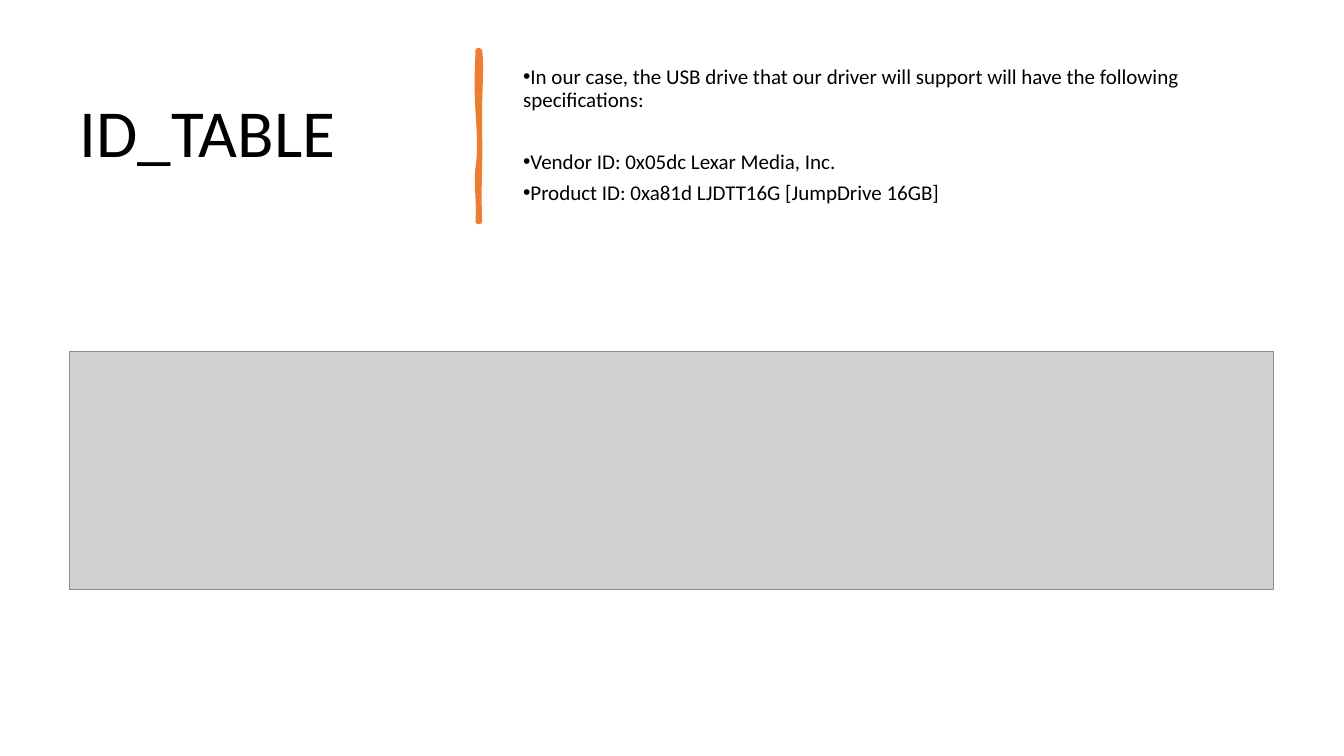
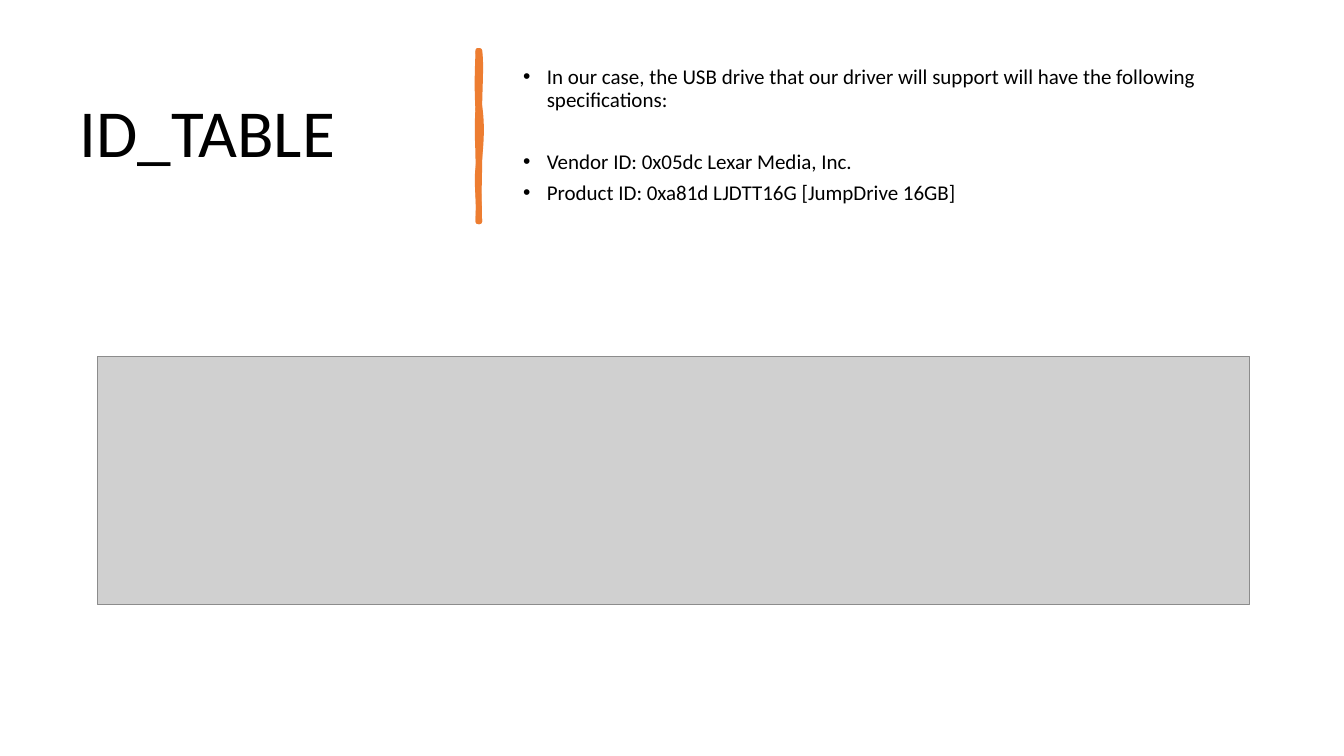
Before and after one commit to hasancpp/CS350-Operating-Systems-Project, a slide deck: slide 9 of progress_report.pptx. Drawn at 1344x756 pixels with LibreOffice and Linux fonts; fonts in the diff are those of the drawing; grey boxes stand for pictures. Boxes give left, top, right and bottom in pixels: in the first picture for what was removed or moved away, otherwise in the second. Text is boxed around its words. In the diff, an @@ line names an element or a change of style, - is before the commit and + after.

```diff
--- a/progress_report.pptx
+++ b/progress_report.pptx
@@ freeform shape at [478,50,480,222]: outline #ED7D31 3.25 pt to #ED7D31 3.26 pt; outline redrawn @@
@@ text "In our case, the USB ..." rewrapped from [523,69,1178,204] to [547,69,1194,204] @@
@@ picture: place and size @@
-picture at [70,352,1273,590]
+picture at [97,357,1250,605]
```
Also in this commit, not shown: 13 other slides changed, 2 slides added, 17 other files.
